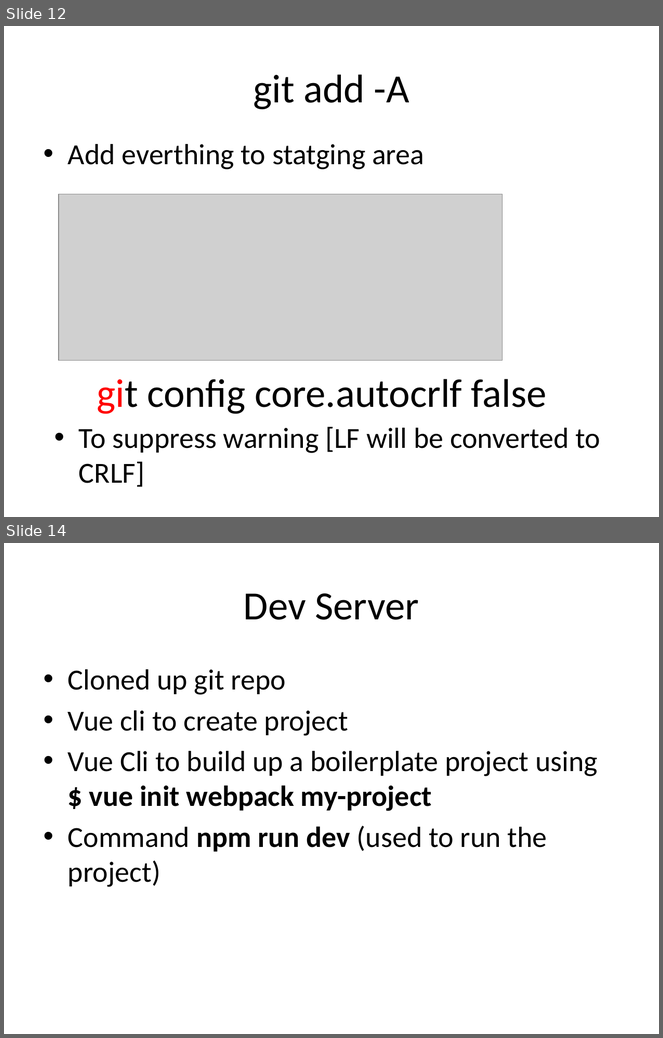
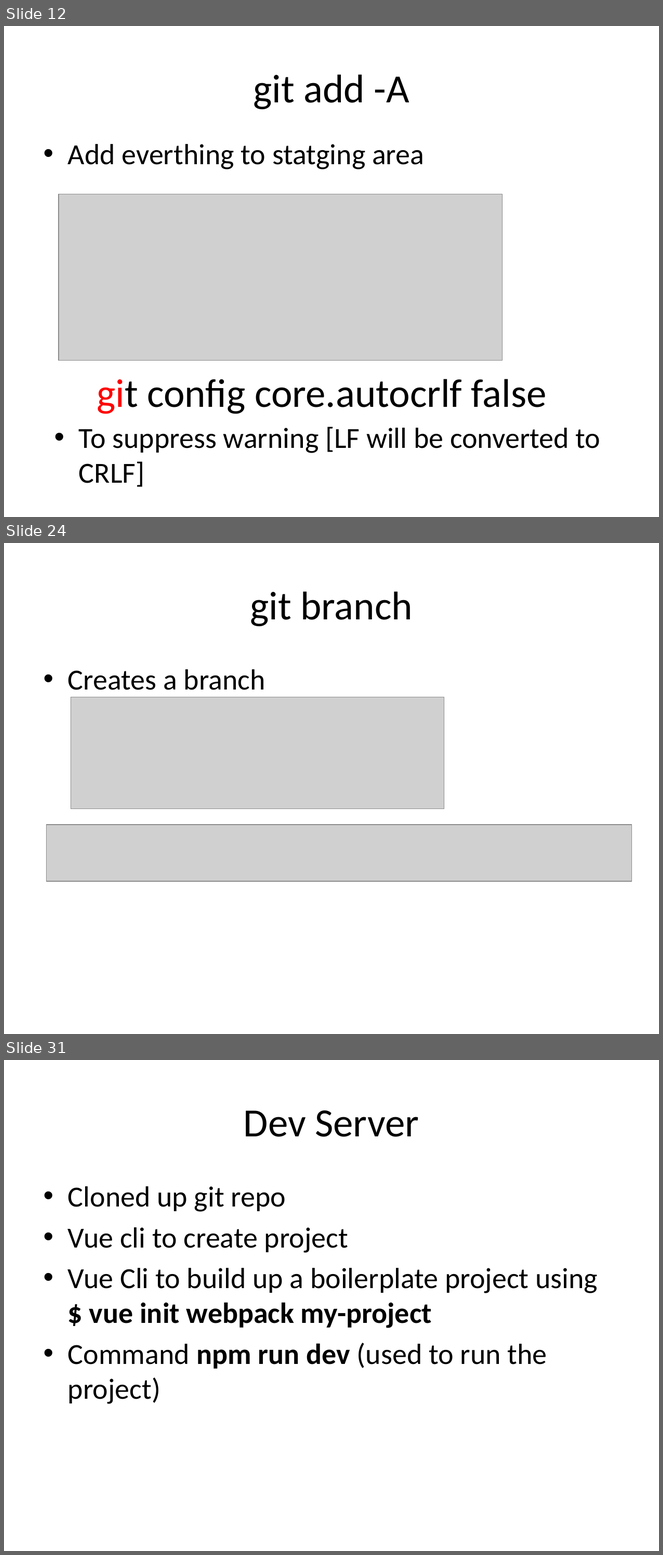
Before and after one commit to sam0505/tab-tacker, a slide deck: VueProj_Git.pptx. Shown one above the other, each under a label of ours: slides 12 and 14 before the commit, slides 12, 24 and 31 after it; the slides between them are not shown. The pictures are 663x1038 and 663x1555 pixels, drawn with LibreOffice and Linux fonts; fonts in the diff are those of the drawing; grey boxes stand for pictures. Boxes give left, top, right and bottom in pixels: in the first picture for what was removed or moved away, otherwise in the second. Text is boxed around its words. In the diff, an @@ line names an element or a change of style, - is before the commit and + after.

```diff
--- a/VueProj_Git.pptx
+++ b/VueProj_Git.pptx
@@ slide 24 added at (4,543,659,1034), background #FFFFFF @@
@@ title added at (250,591,413,627), 44 pt, text #000000 @@
+git branch
@@ text added at (68,669,266,690), 32 pt, text #000000 @@
+• Creates a branch
@@ picture added at (71,697,444,809) @@
@@ picture added at (47,825,632,882) @@
@@ what was slide 14 is now slide 31 @@
```
Also in this commit, not shown: 1 slide changed, 16 other slides added.
